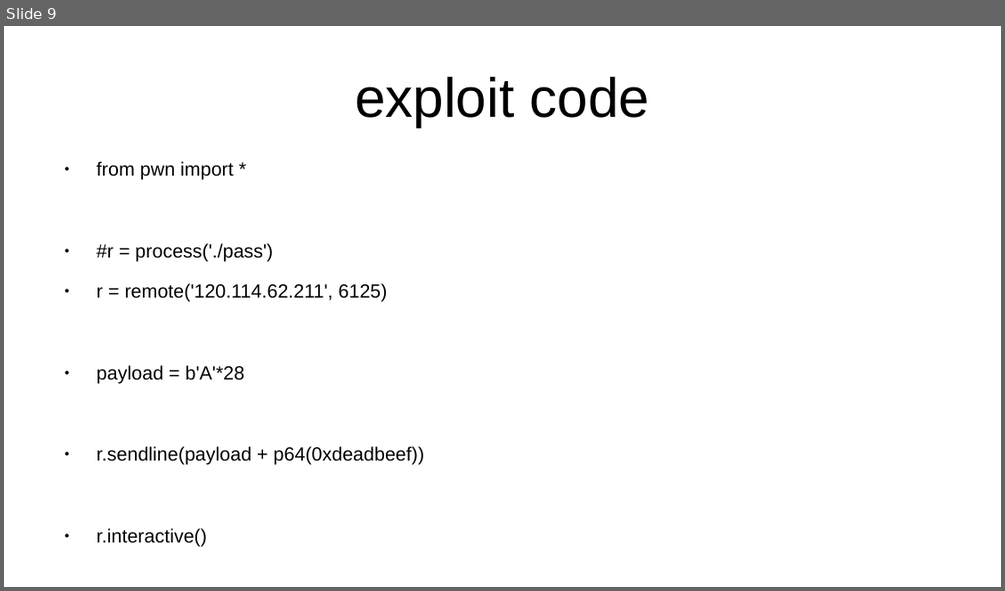
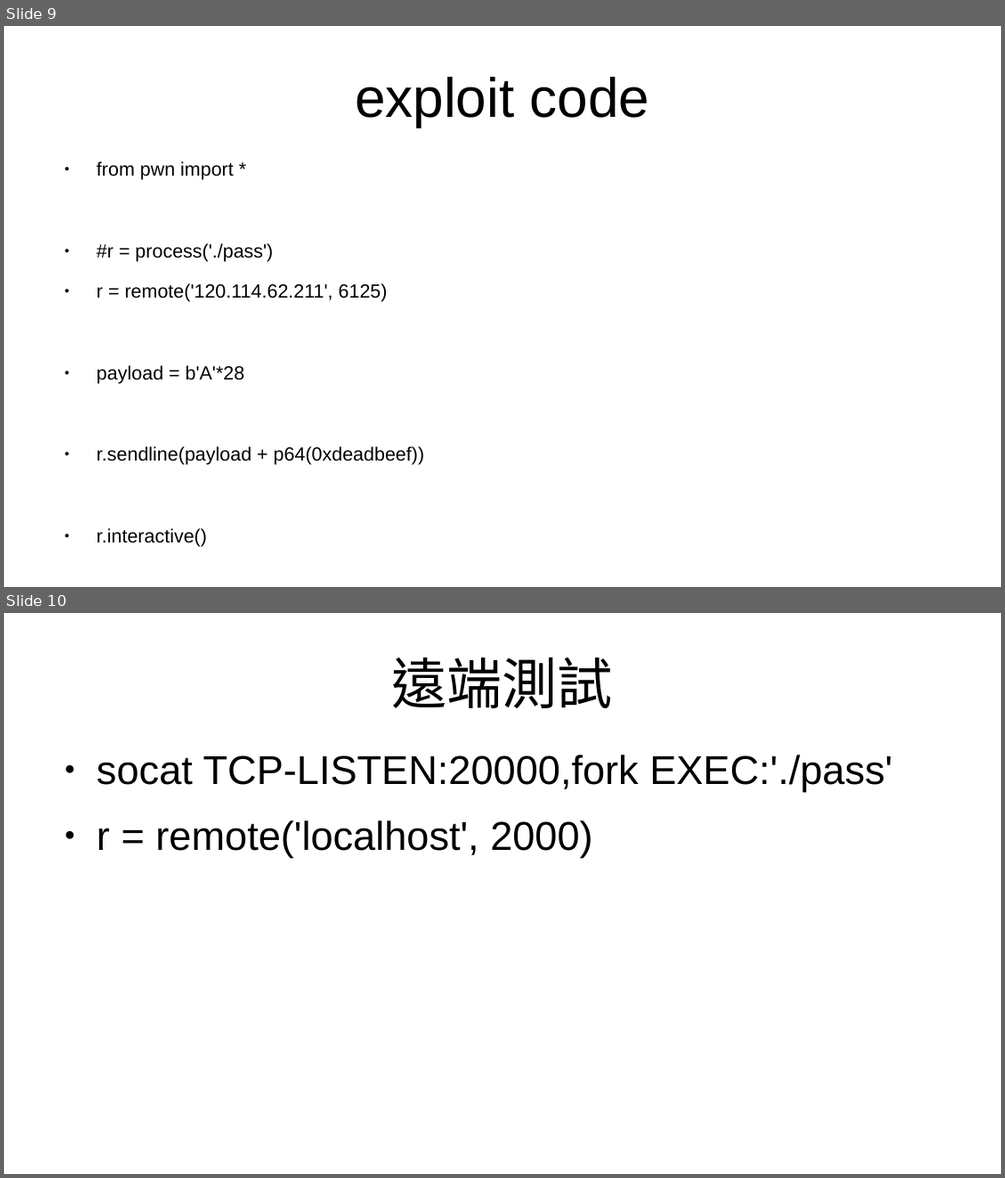
Before and after one commit to Yveswen111/The-Attack-and-Defense-of-Computers-practices, a slide deck: 20211015_practice/pass.odp. Shown one above the other, each under a label of ours: slide 9 before the commit, slides 9 and 10 after it. The pictures are 1005x591 and 1005x1178 pixels, drawn with LibreOffice and Linux fonts; fonts in the diff are those of the drawing. Boxes give left, top, right and bottom in pixels: in the first picture for what was removed or moved away, otherwise in the second. Text is boxed around its words. In the diff, an @@ line names an element or a change of style, - is before the commit and + after.

Commit message:
update

```diff
--- a/20211015_practice/pass.odp
+++ b/20211015_practice/pass.odp
@@ slide 10 added at (4,613,1001,1174), background #FFFFFF @@
@@ title added at (392,657,613,708), 44 pt, text #000000 @@
+遠端測試
@@ text added at (97,755,892,858), 32 pt, text #000000 @@
+● socat TCP-LISTEN:20000,fork EXEC:'./pass'
+● r = remote('localhost', 2000)
```
Also in this commit, not shown: 1 other slide added.
